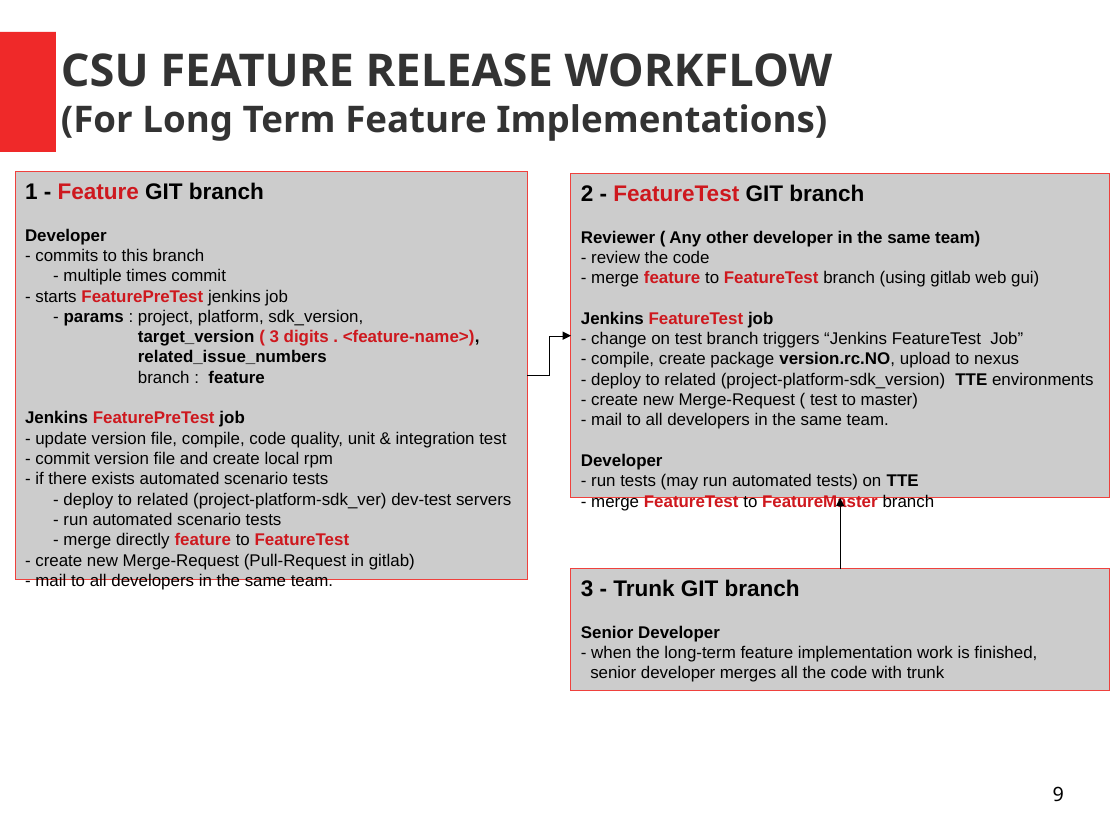
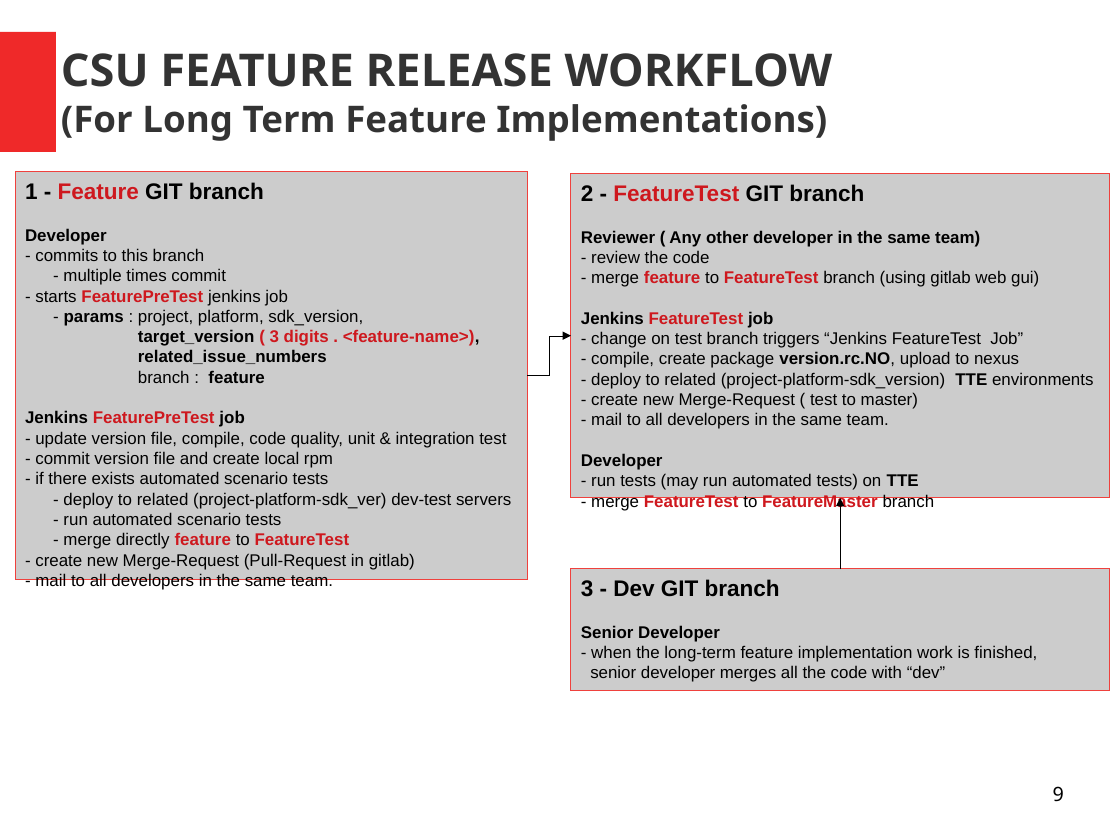
Before and after one commit to mehmetpekmezci/infra, a slide deck: slide 9 of ci-cd/doc/workflows/ci-cd-workflow.draft.odp. Drawn at 1120x840 pixels with LibreOffice and Linux fonts; fonts in the diff are those of the drawing. Boxes give left, top, right and bottom in pixels: in the first picture for what was removed or moved away, otherwise in the second. Text is boxed around its words. In the diff, an @@ line names an element or a change of style, - is before the commit and + after.

Commit message:
MP trunk - dev correction

```diff
--- a/ci-cd/doc/workflows/ci-cd-workflow.draft.odp
+++ b/ci-cd/doc/workflows/ci-cd-workflow.draft.odp
@@ text in rectangle at box(581, 579, 780, 597): text changed @@
-3 - Trunk GIT branch
+3 - Dev GIT branch
@@ text in rectangle at box(590, 665, 945, 682): text changed @@
-senior developer merges all the code with trunk
+senior developer merges all the code with “dev”
```
Also in this commit, not shown: 3 other slides changed, 4 other files.
